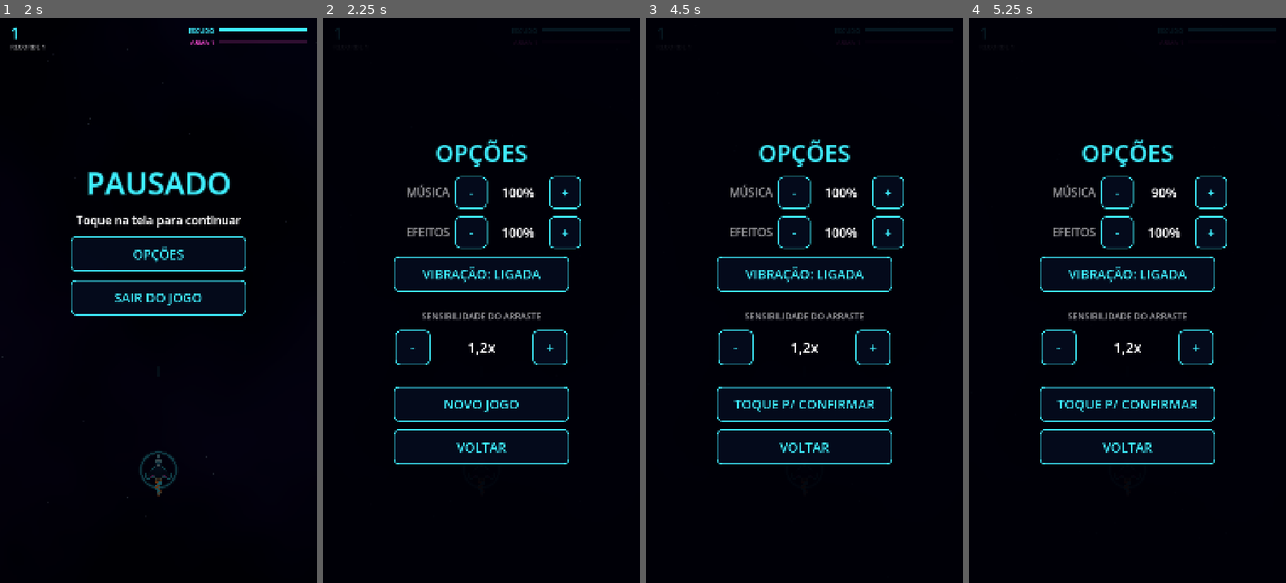
Above: before the commit, frames 1-4 (left to right).
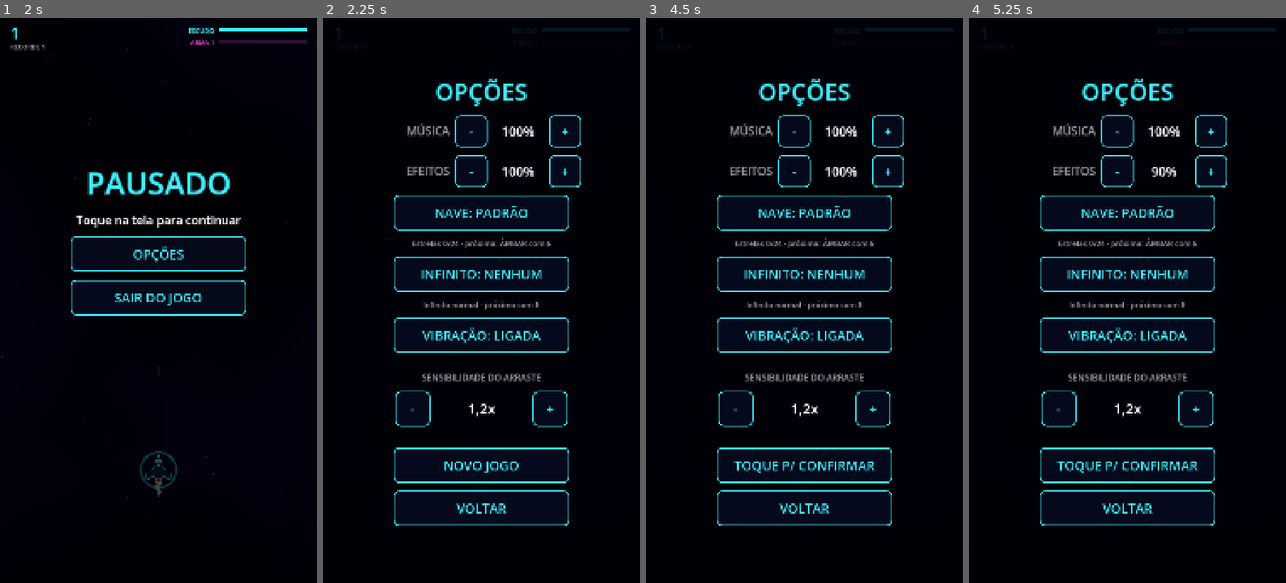
Above: after the commit, the same moments.

Repository: mprovensi/AstraDodge
Game: Godot game, scene res://scenes/main.tscn
Two runs of this game, one before a commit and one after it. Both use one fixed random seed, a clock stepped at 60 frames per second and the inputs below. Sound files missing from this copy of the repository are replaced by a short silence.
Inputs (mouse positions are in pixels of both pictures, inside the frame that each line leads up to):
- Up to frame 1 (2 s): click "JOGAR" at 0.5 s; move the mouse to (228, 272) at 1.27 s; click (228, 272) at 1.42 s
- Up to frame 2 (2.25 s): click "OPÇÕES" at 2 s
- Up to frame 3 (4.5 s): click "VOLTAR" at 2.75 s; click "OPÇÕES" at 3.5 s; click "NOVO JOGO" at 4.25 s
- Up to frame 4 (5.25 s): click "-" at 5 s

Frame 1 is identical in both runs. In frame 2, 8.9% of the frame differs, in the area x 22-82%, y 10-90%; in frame 3, 9.2%; in frame 4, 9.1%.

Commit message:
Skins da nave e modificadores do Infinito liberados por estrelas
Co-Authored-By: Claude Opus 5.5 <noreply@anthropic.com>

Diff:
--- a/scripts/endless/endless_generator.gd
+++ b/scripts/endless/endless_generator.gd
@@ -41,6 +41,7 @@
 var sectors: Array[SectorData] = []
 var rng := RandomNumberGenerator.new()
 var generated_until := 0.0
+var boss_every := BOSS_EVERY  ## o modificador "Chefes em dobro" reduz (múltiplo de CHUNK)
 
 var _biome := 0
 var _last_boss := ""
@@ -103,7 +104,7 @@
 		ev.append(WaveEvent.make(t0, K.DENSITY, _climate(_biome, d, mix)))
 
 	# Chefe no fim do ciclo: calmaria + aviso + chefe no último espaço do trecho.
-	var boss_chunk := not bosses.is_empty() and is_zero_approx(fmod(t0 + CHUNK, BOSS_EVERY))
+	var boss_chunk := not bosses.is_empty() and is_zero_approx(fmod(t0 + CHUNK, boss_every))
 	var slots: Array = SLOTS
 	if boss_chunk:
 		slots = [SLOTS[0]]
--- a/scripts/game.gd
+++ b/scripts/game.gd
@@ -56,6 +56,8 @@
 	daily_date = cfg.get_value("daily", "date", "")
 	daily_score = cfg.get_value("daily", "score", 0)
 	daily_best = cfg.get_value("daily", "best", 0)
+	skin = clampi(cfg.get_value("options", "skin", 0), 0, SKINS.size() - 1)
+	mod = clampi(cfg.get_value("options", "mod", 0), 0, MODS.size() - 1)
 
 
 func save_data() -> void:
@@ -75,6 +77,8 @@
 	cfg.set_value("daily", "date", daily_date)
 	cfg.set_value("daily", "score", daily_score)
 	cfg.set_value("daily", "best", daily_best)
+	cfg.set_value("options", "skin", skin)
+	cfg.set_value("options", "mod", mod)
 	cfg.save(SAVE_PATH)
 
 
@@ -176,3 +180,85 @@
 	daily_date = today()
 	daily_score = 0
 	save_data()
+
+
+# ---------------------------------------------------------------- skins da nave
+
+## Skins (só visuais), liberadas pelo total de estrelas da campanha (8 setores × 3 = 24).
+## [nome, estrelas necessárias, cor do casco (multiplica o sprite), cor da chama]
+const SKINS := [
+	["PADRÃO", 0, Color(1.6, 1.6, 1.6), Palette.FLAME_HDR],
+	["ÂMBAR", 6, Color(2.0, 1.4, 0.6), Color(3.0, 1.2, 0.2)],
+	["GELO", 10, Color(1.2, 1.7, 2.2), Color(0.8, 1.8, 3.0)],
+	["CARMESIM", 14, Color(2.2, 0.8, 0.9), Color(3.0, 0.6, 0.5)],
+	["OURO", 18, Color(2.2, 1.9, 0.8), Color(3.0, 2.4, 0.8)],
+	["FENDA", 24, Color(1.9, 0.9, 2.1), Color(2.6, 0.8, 2.6)],
+]
+
+var skin := 0  # índice em SKINS (salvo)
+
+
+func total_stars() -> int:
+	var n := 0
+	for id in sector_stars:
+		n += int(sector_stars[id])
+	return n
+
+
+func skin_unlocked(i: int) -> bool:
+	return total_stars() >= int(SKINS[i][1])
+
+
+## Troca para a próxima skin liberada (volta ao início depois da última).
+func next_skin() -> void:
+	for step in range(1, SKINS.size() + 1):
+		var i := (skin + step) % SKINS.size()
+		if skin_unlocked(i):
+			skin = i
+			save_data()
+			return
+
+
+func skin_hull() -> Color:
+	return SKINS[skin][2] if skin_unlocked(skin) else SKINS[0][2]
+
+
+func skin_flame() -> Color:
+	return SKINS[skin][3] if skin_unlocked(skin) else SKINS[0][3]
+
+
+# ---------------------------------------------------------------- modificadores do Infinito
+
+## Modificadores do Modo Infinito (não valem no Desafio do Dia), liberados por estrelas.
+## [id, nome, estrelas necessárias, bônus de pontos, descrição]
+const MODS := [
+	["none", "NENHUM", 0, 1.0, "Infinito normal"],
+	["fragile", "ESCUDO FRÁGIL", 8, 2.0, "Dano em dobro · pontos x2"],
+	["bosses", "CHEFES EM DOBRO", 12, 1.5, "Chefe a cada 1,5 min · pontos x1,5"],
+	["fast", "VELOCIDADE MÁXIMA", 16, 1.8, "Começa no ritmo máximo · pontos x1,8"],
+	["retro", "RETRÔ", 20, 1.2, "Sem brilho neon · pontos x1,2"],
+]
+
+var mod := 0  # índice em MODS (salvo)
+
+
+func mod_unlocked(i: int) -> bool:
+	return total_stars() >= int(MODS[i][2])
+
+
+func next_mod() -> void:
+	for step in range(1, MODS.size() + 1):
+		var i := (mod + step) % MODS.size()
+		if mod_unlocked(i):
+			mod = i
+			save_data()
+			return
+
+
+## Id do modificador ativo ("none" se o escolhido ainda não está liberado).
+func mod_id() -> String:
+	return MODS[mod][0] if mod_unlocked(mod) else "none"
+
+
+func mod_bonus() -> float:
+	return float(MODS[mod][3]) if mod_unlocked(mod) else 1.0
--- a/scripts/hud.gd
+++ b/scripts/hud.gd
@@ -89,6 +89,10 @@
 var _music_label: Label  # volume da música (0–100%)
 var _sfx_label: Label    # volume dos efeitos
 var _vibration_button: Button
+var _skin_button: Button
+var _skin_info: Label
+var _mod_button: Button
+var _mod_info: Label
 var _sensitivity_label: Label
 var _new_game_button: Button
 var _new_game_armed := 0.0  # > 0: aguardando o toque de confirmação
@@ -618,6 +622,24 @@
 		Game.sfx_volume = clampf(snappedf(Game.sfx_volume + step, 0.1), 0.0, 1.0)
 		_on_option_changed())
 
+	# Skin da nave: cada toque passa para a próxima liberada (estrelas da campanha).
+	_skin_button = _make_button("")
+	_skin_button.pressed.connect(func() -> void:
+		Game.next_skin()
+		_on_option_changed())
+	box.add_child(_skin_button)
+	_skin_info = _make_label("", 26, Palette.TEXT_DIM)
+	box.add_child(_skin_info)
+
+	# Modificador do Modo Infinito (também liberado por estrelas).
+	_mod_button = _make_button("")
+	_mod_button.pressed.connect(func() -> void:
+		Game.next_mod()
+		_on_option_changed())
+	box.add_child(_mod_button)
+	_mod_info = _make_label("", 26, Palette.TEXT_DIM)
+	box.add_child(_mod_info)
+
 	_vibration_button = _make_button("")
 	_vibration_button.pressed.connect(func() -> void:
 		Game.vibration_enabled = not Game.vibration_enabled
@@ -714,6 +736,22 @@
 func _refresh_options() -> void:
 	_music_label.text = _percent(Game.music_volume)
 	_sfx_label.text = _percent(Game.sfx_volume)
+	_skin_button.text = "NAVE: %s" % Game.SKINS[Game.skin][0]
+	var stars := Game.total_stars()
+	var next_locked := ""
+	for s in Game.SKINS:
+		if stars < int(s[1]):
+			next_locked = "próxima: %s com %d" % [s[0], s[1]]
+			break
+	_skin_info.text = "Estrelas %d/24 · %s" % [stars, next_locked if next_locked != "" else "todas liberadas!"]
+	var m: Array = Game.MODS[Game.mod]
+	_mod_button.text = "INFINITO: %s" % m[1]
+	var next_mod := ""
+	for x in Game.MODS:
+		if stars < int(x[2]):
+			next_mod = " · próximo com %d" % x[2]
+			break
+	_mod_info.text = "%s%s" % [m[4], next_mod]
 	_set_toggle(_vibration_button, "VIBRAÇÃO", Game.vibration_enabled, "LIGADA", "DESLIGADA")
 	_sensitivity_label.text = ("%.1fx" % Game.sensitivity).replace(".", ",")
 
--- a/scripts/main.gd
+++ b/scripts/main.gd
@@ -97,6 +97,9 @@
 var _last_raw := 0                      # pontos "crus" já somados (o multiplicador vale para os novos)
 var _biomes_seen := {}                  # cenários vistos nesta partida (estatísticas)
 var _best_multiplier := 1.0
+var _mod := "none"                      # modificador do Infinito nesta partida (Game.MODS)
+var _mod_bonus := 1.0
+var _env: Environment
 
 
 func _ready() -> void:
@@ -235,6 +238,8 @@
 	mode = Mode.ENDLESS
 	_new_run()
 	director = null  # o menu não roda linha do tempo
+	_mod = "none"
+	_env.glow_enabled = true
 	ship.visible = false
 	hud.clear_hint()
 	_set_state(State.MENU)
@@ -267,6 +272,8 @@
 	_touch_index = -1
 	daily = false
 	start_mode(Mode.ENDLESS)
+	if _mod != "none":
+		hud.show_hint("MODIFICADOR: %s\n%s" % [Game.MODS[Game.mod][1], Game.MODS[Game.mod][4]], 4.0)
 
 
 ## DESAFIO DO DIA: o Infinito com a semente do dia e TODOS os cenários e chefes — a mesma
@@ -345,6 +352,12 @@
 	else:
 		director = _make_endless_director()
 		_biome = director.generator.biomes[0]
+	# Modificador do Infinito (nunca no Desafio do Dia nem na campanha).
+	_mod = Game.mod_id() if mode == Mode.ENDLESS and not daily else "none"
+	_mod_bonus = Game.mod_bonus() if _mod != "none" else 1.0
+	if _mod == "bosses":
+		director.generator.boss_every = EndlessGenerator.BOSS_EVERY * 0.5
+	_env.glow_enabled = _mod != "retro"
 	nebula.set_colors(SECTORS[_biome].nebula_a, SECTORS[_biome].nebula_b)
 	Sfx.play_music(SECTORS[_biome].music)
 
@@ -561,6 +574,8 @@
 			for e in director.update(dt):
 				_on_wave_event(e)
 		difficulty = director.difficulty()
+		if _mod == "fast":
+			difficulty = maxf(difficulty, 0.7)  # modificador VELOCIDADE MÁXIMA
 		asteroids.density = director.density
 		asteroids.metals_enabled = director.metals
 		asteroids.dust_rain = director.rain_left > 0.0
@@ -794,7 +809,7 @@
 		if multiplier > before:
 			hud.on_multiplier_up(multiplier)
 		_best_multiplier = maxf(_best_multiplier, multiplier)
-	score += int(round((raw - _last_raw) * multiplier))
+	score += int(round((raw - _last_raw) * multiplier * _mod_bonus))
 	_last_raw = raw
 
 
@@ -1024,6 +1039,8 @@
 
 ## Aplica dano na nave. Retorna false se o golpe foi ignorado (invencibilidade).
 func _damage_ship(amount: float) -> bool:
+	if _mod == "fragile":
+		amount *= 2.0  # modificador ESCUDO FRÁGIL
 	var result := ship.take_hit(amount)
 	if result == Ship.HitResult.IGNORED:
 		return false
@@ -1303,6 +1320,7 @@
 ## Glow neon: só as cores HDR (> 1.0) da Palette acendem. O HUD (CanvasLayer acima) fica nítido.
 func _setup_glow() -> void:
 	var env := Environment.new()
+	_env = env
 	env.background_mode = Environment.BG_CANVAS
 	env.glow_enabled = true
 	env.glow_intensity = 0.9
--- a/scripts/ship.gd
+++ b/scripts/ship.gd
@@ -193,11 +193,13 @@
 		var flick := 0.75 + 0.25 * sin(_t * 40.0 + i)
 		var flame := PackedVector2Array([e + Vector2(-FLAME_HALF_WIDTH, 0), e + Vector2(FLAME_HALF_WIDTH, 0),
 				e + Vector2(0, FLAME_LENGTH * flick)])
-		draw_colored_polygon(flame, Color(Palette.FLAME_HDR, 0.85))
+		draw_colored_polygon(flame, Color(Game.skin_flame(), 0.85))
 
 	# Sprite: o "glow" > 1 faz só as linhas claras (neon) passarem do limiar do glow.
 	var half := art.ship_size * 0.5
-	draw_texture_rect(art.ship_texture, Rect2(-half, -half, art.ship_size, art.ship_size), false, art.ship_glow)
+	# Skin: a cor do casco multiplica o sprite (o padrão é o próprio brilho do ArtSet).
+	var hull := art.ship_glow if Game.skin == 0 else Game.skin_hull()
+	draw_texture_rect(art.ship_texture, Rect2(-half, -half, art.ship_size, art.ship_size), false, hull)
 	draw_set_transform(Vector2.ZERO, 0.0)
 
 	# Anel do escudo: espessura e brilho proporcionais à energia
--- a/tests/smoke_test.gd
+++ b/tests/smoke_test.gd
@@ -39,6 +39,7 @@
 	_test_endless_generator()
 	_test_endless_run()
 	_test_daily()
+	_test_polish()
 	_test_boss_safety()
 	_test_checkpoint()
 	_test_boss_resume()
@@ -994,6 +995,54 @@
 	assert(main.hud._buttons["daily"].text == "DESAFIO (TREINO)", "menu mostra que hoje já foi")
 
 
+## Polimento: volume 0–100% nos barramentos, skins e modificadores liberados por estrelas.
+func _test_polish() -> void:
+	var game := root.get_node("Game")
+	var sfx := root.get_node("Sfx")
+	game.music_volume = 0.5
+	game.sfx_volume = 0.0
+	sfx.apply_volumes()
+	var music_bus := AudioServer.get_bus_index("Music")
+	assert(AudioServer.get_bus_volume_db(music_bus) < -3.0 and not AudioServer.is_bus_mute(music_bus), "música a 50%")
+	assert(AudioServer.is_bus_mute(AudioServer.get_bus_index("SFX")), "efeitos em 0% = mudo")
+	game.music_volume = 1.0
+	game.sfx_volume = 1.0
+	sfx.apply_volumes()
+
+	var saved_stars: Dictionary = game.sector_stars.duplicate()
+	game.sector_stars = {"x": 5}
+	assert(not game.skin_unlocked(1), "ÂMBAR precisa de 6 estrelas")
+	game.skin = 0
+	game.next_skin()
+	assert(game.skin == 0, "sem estrelas, só a skin padrão")
+	game.sector_stars = {"x": 24}
+	game.next_skin()
+	assert(game.skin == 1, "com 24 estrelas a próxima skin libera")
+
+	game.mod = 1  # ESCUDO FRÁGIL
+	main.start_endless()
+	assert(main._mod == "fragile")
+	var before: float = main.ship.shield
+	main.ship.invuln = 0.0
+	main._damage_ship(10.0)
+	assert(is_equal_approx(before - main.ship.shield, 20.0), "escudo frágil: dano em dobro")
+	game.mod = 2  # CHEFES EM DOBRO
+	main.start_endless()
+	assert(main.director.generator.boss_every == 90.0, "chefe a cada 1,5 min")
+	game.mod = 4  # RETRÔ
+	main.start_endless()
+	assert(not main._env.glow_enabled, "retrô desliga o brilho")
+	main.start_daily()
+	assert(main._mod == "none" and main._env.glow_enabled, "o Desafio do Dia ignora modificadores")
+	game.mod = 0
+	game.skin = 0
+	game.sector_stars = saved_stars
+	game.daily_date = ""
+	main.daily = false
+	main.go_to_menu()
+	print("POLIMENTO OK | volume por barramento | skins e modificadores por estrelas")
+
+
 func _test_music() -> void:
 	var sfx := root.get_node("Sfx")
 	main.go_to_menu()
Not shown, changed: PLANO_V3.md
